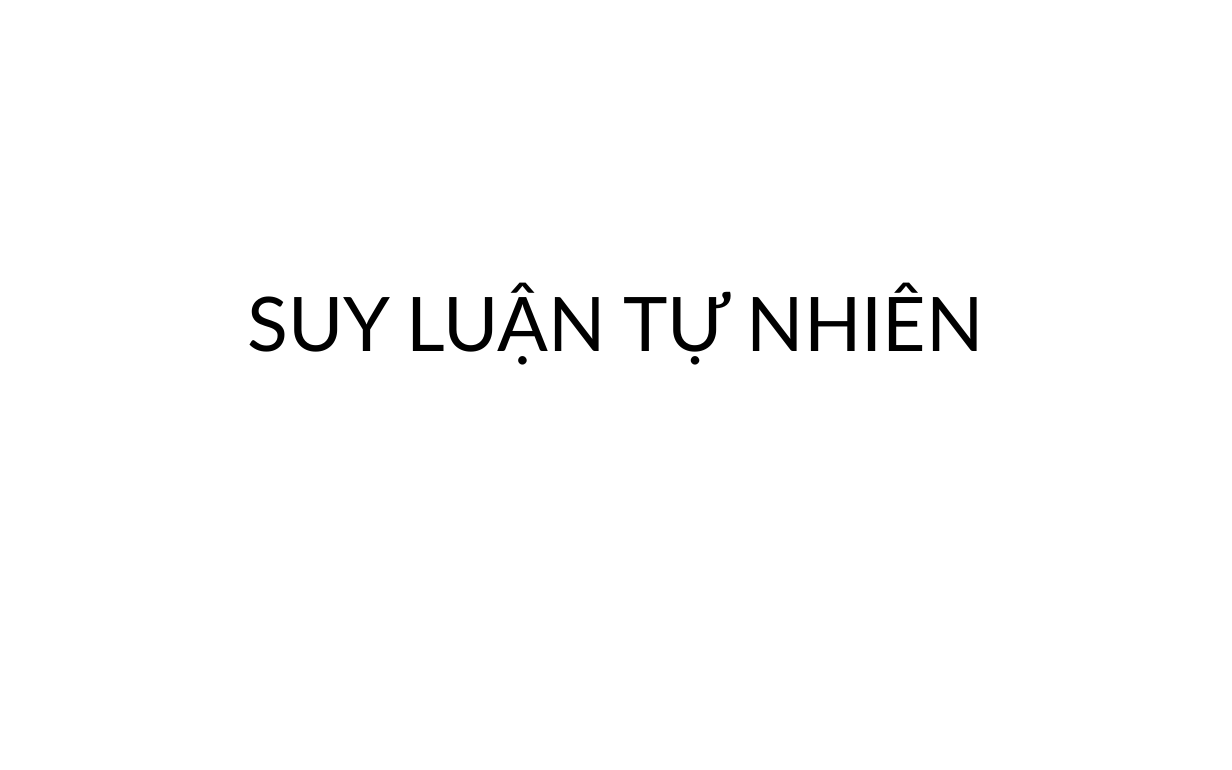
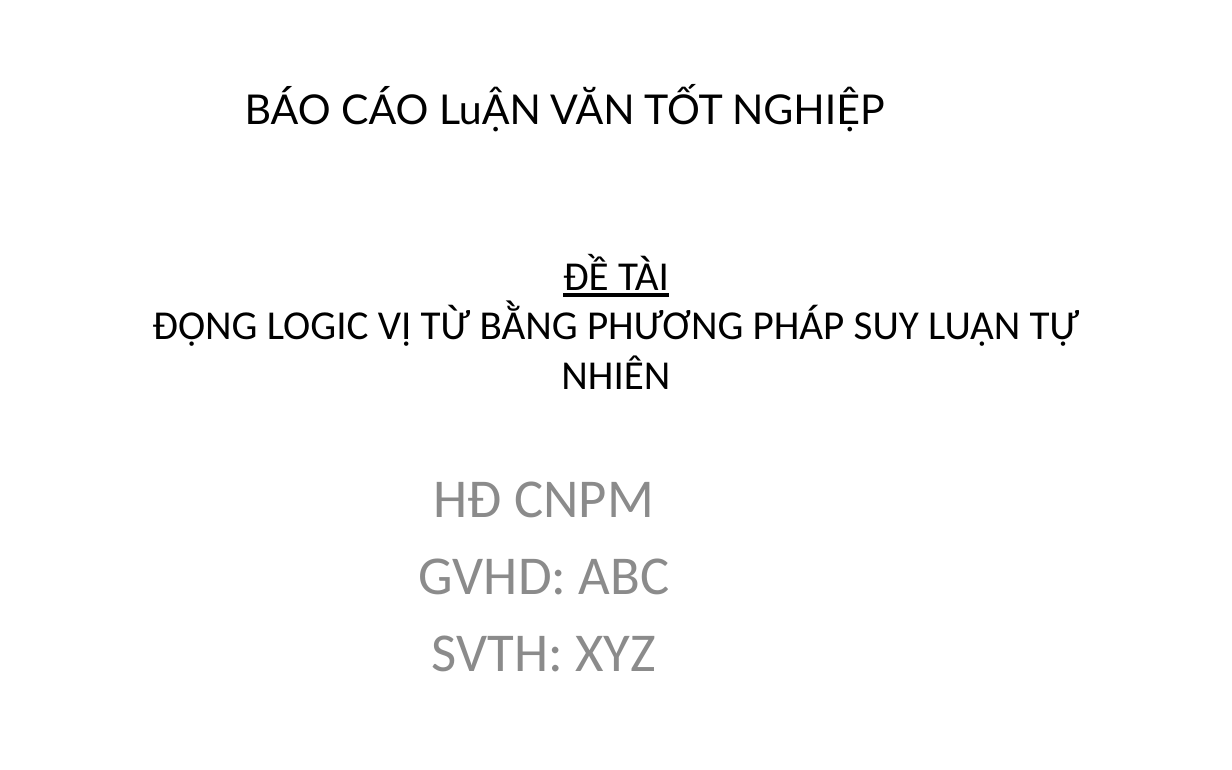
Before and after one commit to giang-rocker/logic, a slide deck: slide 1 of Report/SUY LUẬN TỰ NHIÊN.pptx. Drawn at 1232x770 pixels with LibreOffice and Linux fonts; fonts in the diff are those of the drawing. Boxes give left, top, right and bottom in pixels: in the first picture for what was removed or moved away, otherwise in the second. Text is boxed around its words. In the diff, an @@ line names an element or a change of style, - is before the commit and + after.

```diff
--- a/Report/SUY LUẬN TỰ NHIÊN.pptx
+++ b/Report/SUY LUẬN TỰ NHIÊN.pptx
@@ text added at box(245, 88, 885, 132), 24 pt, text #000000 @@
+BÁO CÁO LuẬN VĂN TỐT NGHIỆP
@@ title at box(152, 256, 1080, 389): text changed; size 44 to 24 pt; font Lato to Calibri @@
-SUY LUẬN TỰ NHIÊN
+ĐỀ TÀI
+ĐỘNG LOGIC VỊ TỪ BẰNG PHƯƠNG PHÁP SUY LUẬN TỰ NHIÊN
@@ subtitle added at box(419, 481, 670, 672), 32 pt, text #8C8C8C @@
+HĐ CNPM
+GVHD: ABC
+SVTH: XYZ
```
Also in this commit, not shown: 2 other slides changed, 6 slides added, 1 slide removed.
